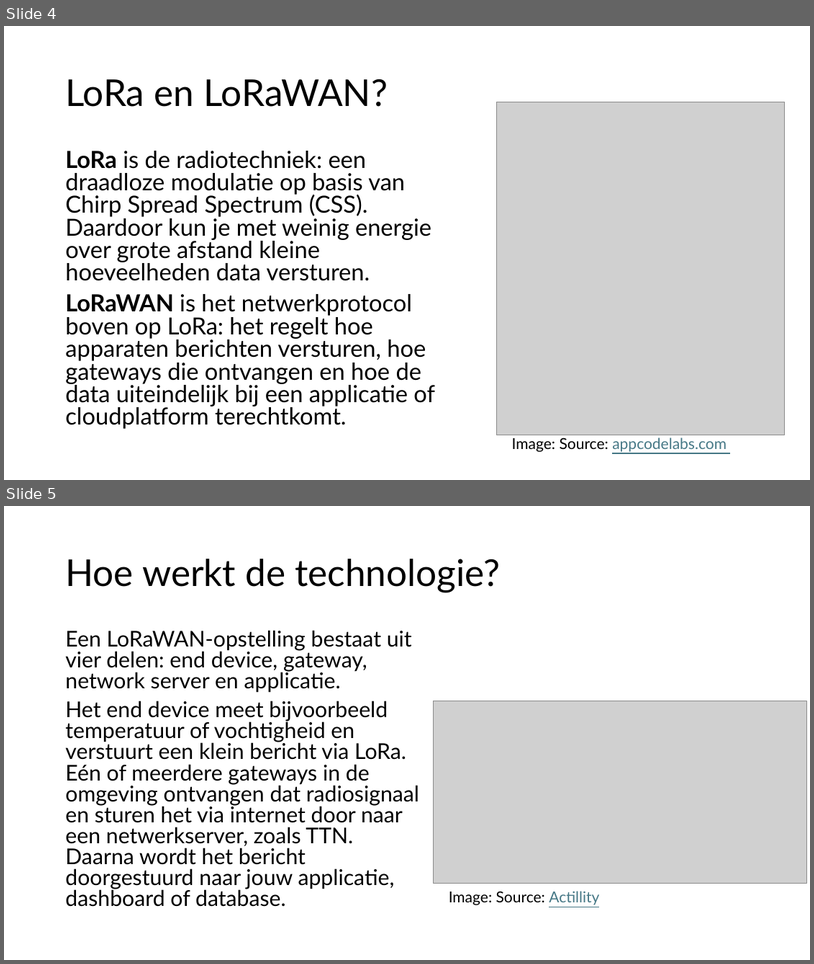
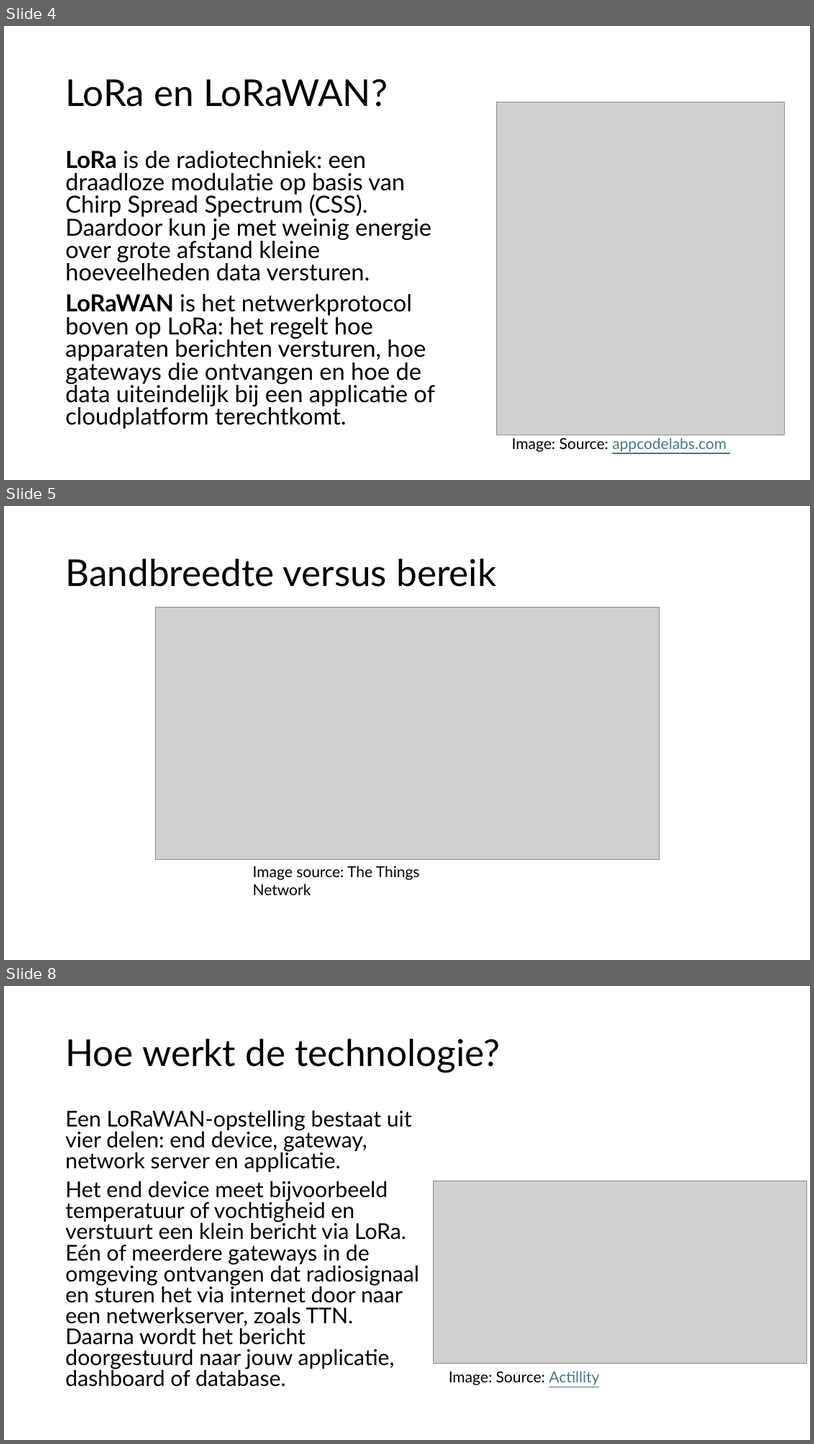
Before and after one commit to HU-TI-DEV/TI-S2, a slide deck: slides/S2_LoRa.pptx. Shown one above the other, each under a label of ours: slides 4 and 5 before the commit, slides 4, 5 and 8 after it; the slides between them are not shown. The pictures are 814x964 and 814x1444 pixels, drawn with LibreOffice and Linux fonts; fonts in the diff are those of the drawing; grey boxes stand for pictures. Boxes give left, top, right and bottom in pixels: in the first picture for what was removed or moved away, otherwise in the second. Text is boxed around its words. In the diff, an @@ line names an element or a change of style, - is before the commit and + after.

```diff
--- a/slides/S2_LoRa.pptx
+++ b/slides/S2_LoRa.pptx
@@ slide 5 added at (4,506,810,960), background #FFFFFF @@
@@ title added at (65,559,496,587), 44 pt, text #000000 @@
+Bandbreedte versus bereik
@@ picture added at (155,607,659,860) @@
@@ text added at (253,865,420,895), 18 pt, text #000000 @@
+Image source: The Things Network
@@ what was slide 5 is now slide 8 @@
```
Also in this commit, not shown: 2 other slides added, 1 other file.
